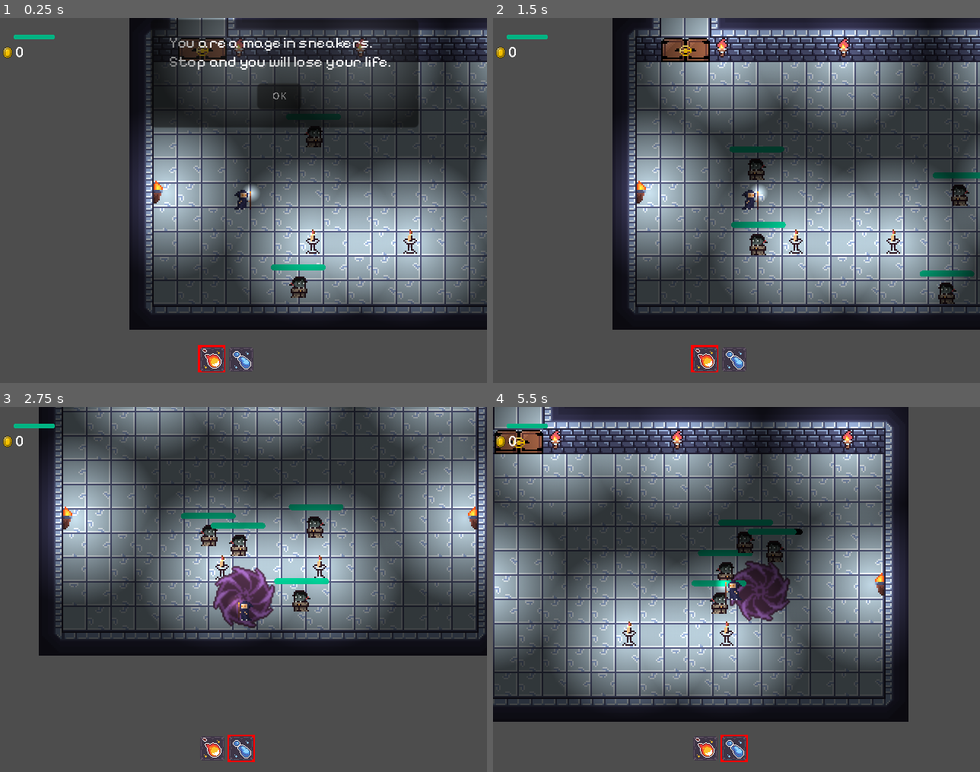
Above: before the commit, frames 1-4 (two rows, left to right).
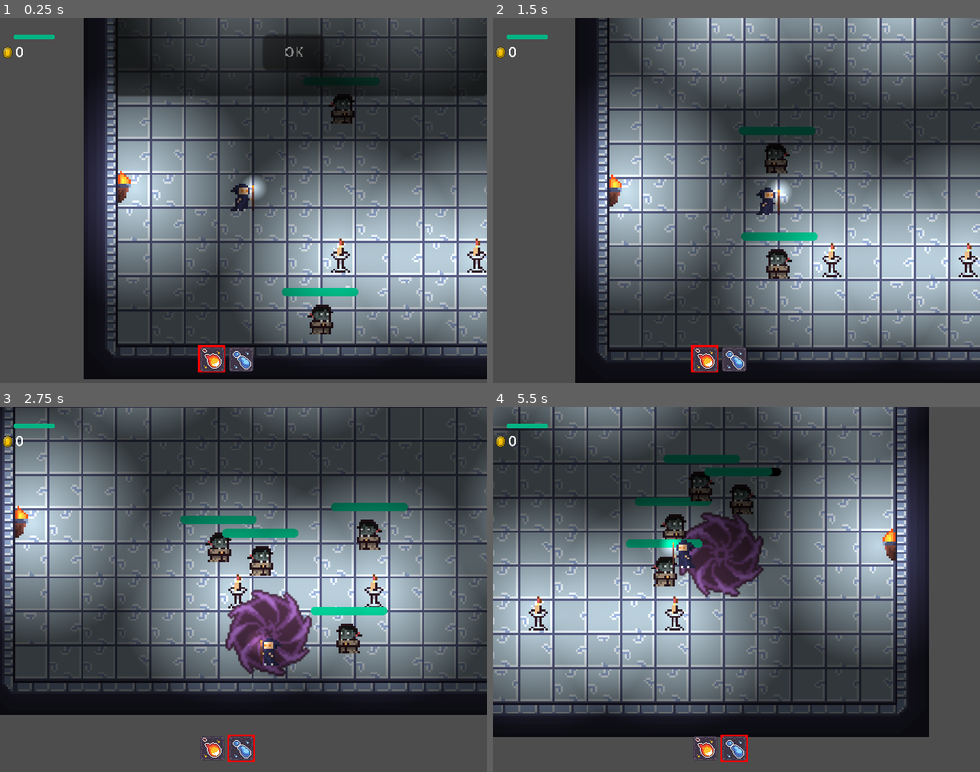
Above: after the commit, the same moments.

Repository: always-hehe-devs/top-down-game
Game: Godot game, scene res://World.tscn
Two runs of this game, one before a commit and one after it. Both use one fixed random seed, a clock stepped at 60 frames per second and the inputs below.
Inputs (mouse positions are in pixels of both pictures, inside the frame that each line leads up to):
- Up to frame 1 (0.25 s): no input
- Up to frame 2 (1.5 s): click "OK" at 0.5 s; tap Enter at 1.25 s; move the mouse to (843, 182) at 1.27 s; hold D (right) from 1.28 s (still down); tap Q (attack_1) at 1.35 s
- Up to frame 3 (2.75 s): move the mouse to (146, 607) at 2.02 s; release D (right) at 2.03 s; hold S (down) from 2.03 s (still down); tap E (attack_2) at 2.1 s
- Up to frame 4 (5.5 s): move the mouse to (785, 509) at 2.77 s; release S (down) at 2.78 s; hold D (right) 2.78-3.53 s; hold Space (dash) 2.78-3.53 s; move the mouse to (712, 662) at 3.52 s; hold W (up) 3.53-4.28 s; click (712, 662) at 3.6 s; move the mouse to (882, 644) at 4.27 s; hold A (left) from 4.28 s (still down); tap Q (attack_1) at 4.35 s; move the mouse to (590, 534) at 5.02 s; tap E (attack_2) at 5.1 s

The runs differ from the first frame. In frame 1, 54% of the frame differs, in the area x 17-100%, y 0-99%; in frame 2, 59%; in frame 3, 60%; in frame 4, 61%, in the area x 0-90%, y 0-91%.

Commit message:
Camera settings

Diff:
--- a/Player.tscn
+++ b/Player.tscn
@@ -73,7 +73,15 @@
 debug_color = Color(0.309804, 0.494118, 1, 0.419608)
 
 [node name="Camera2D" type="Camera2D" parent="."]
+position = Vector2(0, 1)
+scale = Vector2(2, 2)
+zoom = Vector2(1.4, 1.4)
+process_callback = 0
 position_smoothing_enabled = true
+drag_horizontal_enabled = true
+drag_vertical_enabled = true
+drag_vertical_offset = -0.08
+drag_right_margin = 0.1
 
 [node name="Dash" parent="." instance=ExtResource("8_r5ygi")]
 
